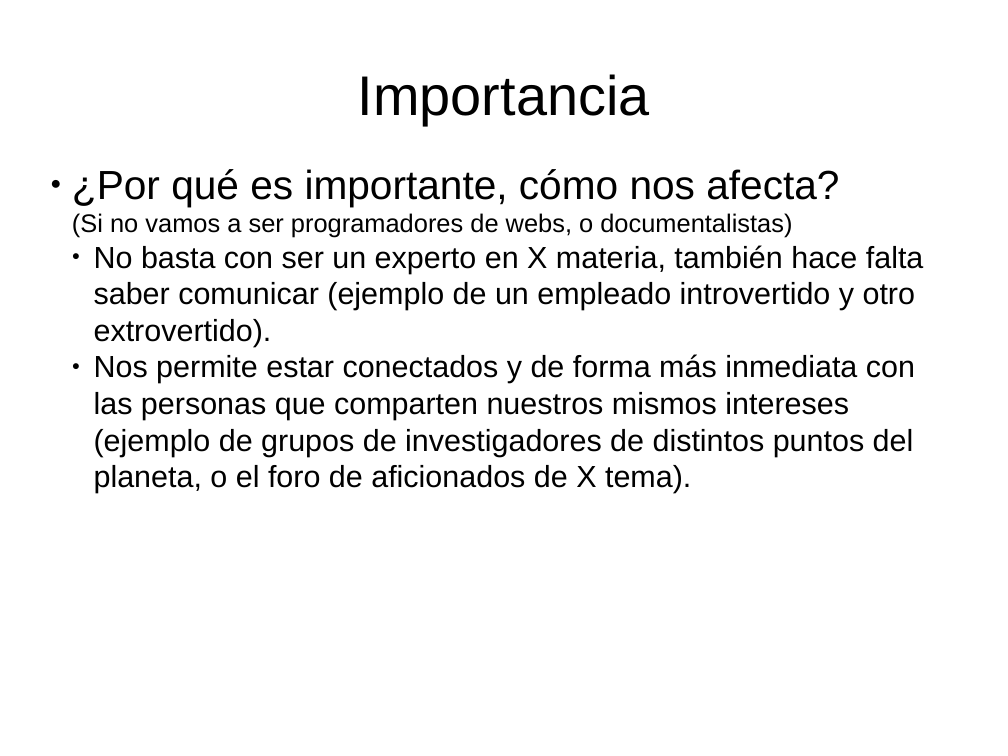
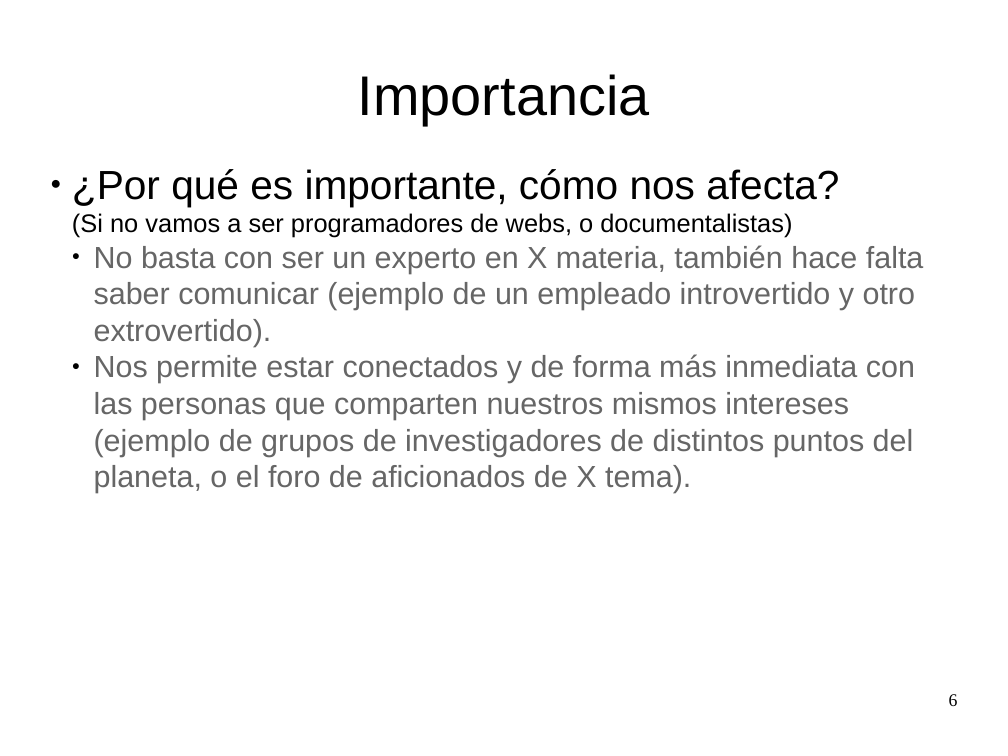
Before and after one commit to fjarandag/tic2, a slide deck: slide 6 of t02-www/101-introduccion.odp. Drawn at 1008x756 pixels with LibreOffice and Linux fonts; fonts in the diff are those of the drawing. Boxes give left, top, right and bottom in pixels: in the first picture for what was removed or moved away, otherwise in the second. Text is boxed around its words. In the diff, an @@ line names an element or a change of style, - is before the commit and + after.

```diff
--- a/t02-www/101-introduccion.odp
+++ b/t02-www/101-introduccion.odp
@@ subtitle at [94, 245, 924, 493]: text colour #000000 to #666666 in "No basta con ser un experto en ...", "Nos permite estar conectados y de forma ..." @@
@@ page number added at [949, 694, 958, 706], 14 pt, text #000000 @@
+6
```
Also in this commit, not shown: 5 other slides changed, 2 other files.
